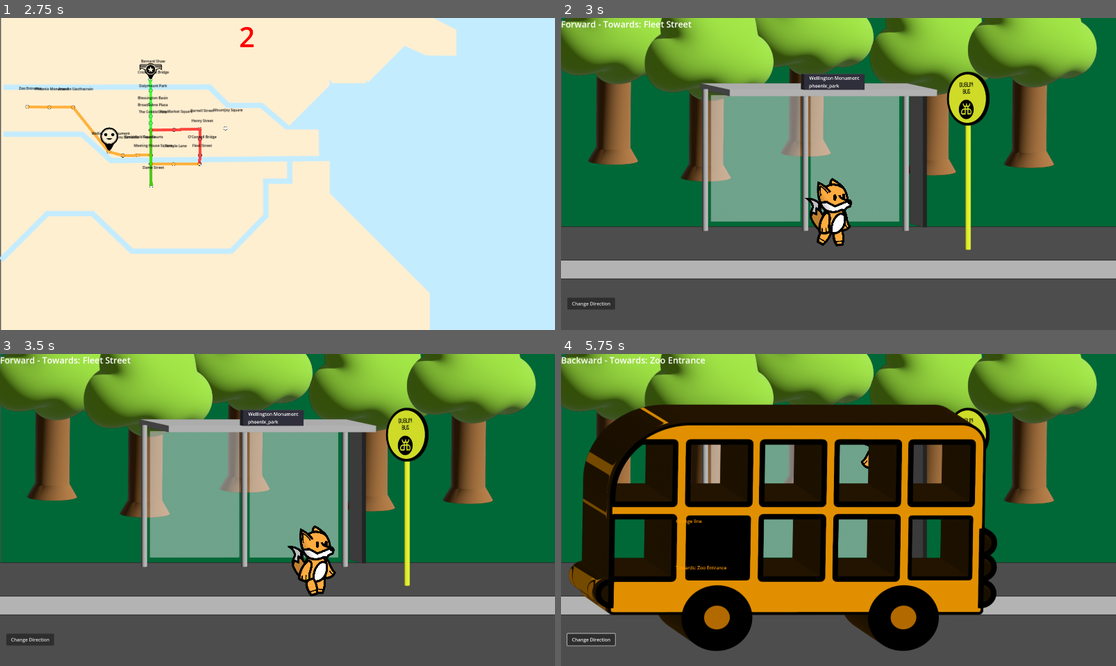
Above: before the commit, frames 1-4 (two rows, left to right).
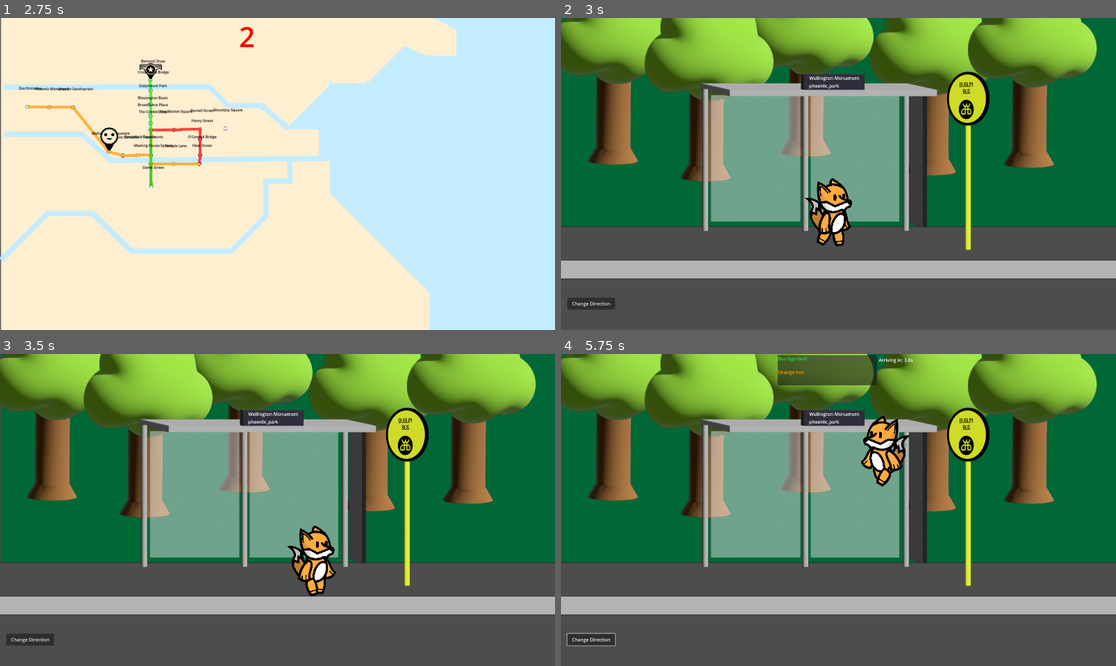
Above: after the commit, the same moments.

Repository: Frut0ss/bus
Game: Godot game, scene res://scenes/game/game.tscn
Same seed, same stepped clock (60 frames per second), same inputs: the game is played once before the commit and once after it.
Inputs (mouse positions are in pixels of both pictures, inside the frame that each line leads up to):
- Up to frame 1 (2.75 s): tap Enter at 0.5 s; move the mouse to (399, 158) at 0.52 s; hold E (Embark) 0.53-1.28 s; hold D (right) 0.53-2.03 s; tap Space (jump) at 0.77, 1.52, 2 s; move the mouse to (166, 189) at 1.27 s; tap Q (Disembark) at 1.35 s; tap E (Embark) at 1.55 s; move the mouse to (333, 105) at 2.02 s; hold A (left) from 2.03 s (still down); hold E (Embark) from 2.03 s (still down)
- Up to frame 2 (3 s): tap Enter at 2.75 s; move the mouse to (810, 236) at 2.77 s; release A (left) at 2.78 s; release E (Embark) at 2.78 s; hold D (right) from 2.78 s (still down); click (810, 236) at 2.85 s
- Up to frame 3 (3.5 s): keep holding D (right); tap Space (jump) at 3.02 s; tap E (Embark) at 3.05 s
- Up to frame 4 (5.75 s): release D (right) at 3.5 s; click "Change Direction" at 3.5 s; move the mouse to (1005, 556) at 4.27 s; hold D (right) 4.28-5.03 s; hold E (Embark) 4.28-5.03 s; tap Space (jump) at 4.52, 5.27 s; move the mouse to (672, 463) at 5.02 s; hold A (left) from 5.03 s (still down); tap Q (Disembark) at 5.1 s; tap E (Embark) at 5.3 s

Frame 1 is identical in both runs. In frame 2, 0.2% of the frame differs, in the area x 0-24%, y 0-4%; in frame 3, 0.2%; in frame 4, 47%, in the area x 0-79%, y 0-96%.

Commit message:
Modified Embarking system

Diff:
--- a/scenes/stops/bus_stop.tscn
+++ b/scenes/stops/bus_stop.tscn
@@ -22,27 +22,29 @@
 [node name="BusStop" type="Node2D"]
 script = ExtResource("1_6ul46")
 
-[node name="Background" type="Sprite2D" parent="."]
+[node name="BackgroundElements" type="Node2D" parent="."]
+
+[node name="Background" type="Sprite2D" parent="BackgroundElements"]
 position = Vector2(972.635, 538.861)
 texture = ExtResource("2_5r4f1")
 
-[node name="Tree5" type="Sprite2D" parent="."]
+[node name="Tree5" type="Sprite2D" parent="BackgroundElements"]
 position = Vector2(859, 149)
 texture = ExtResource("3_y5pks")
 
-[node name="Tree3" type="Sprite2D" parent="."]
+[node name="Tree3" type="Sprite2D" parent="BackgroundElements"]
 position = Vector2(192, 177)
 texture = ExtResource("3_y5pks")
 
-[node name="Tree4" type="Sprite2D" parent="."]
+[node name="Tree4" type="Sprite2D" parent="BackgroundElements"]
 position = Vector2(1292, 214)
 texture = ExtResource("3_y5pks")
 
-[node name="Tree" type="Sprite2D" parent="."]
+[node name="Tree" type="Sprite2D" parent="BackgroundElements"]
 position = Vector2(1631, 188)
 texture = ExtResource("3_y5pks")
 
-[node name="Tree2" type="Sprite2D" parent="."]
+[node name="Tree2" type="Sprite2D" parent="BackgroundElements"]
 position = Vector2(513, 235)
 texture = ExtResource("3_y5pks")
 
@@ -127,5 +129,30 @@
 rotation = 1.5708
 shape = SubResource("RectangleShape2D_tcfs5")
 
+[node name="NextBusPanel" type="Panel" parent="."]
+offset_left = 750.0
+offset_top = 4.0
+offset_right = 1093.0
+offset_bottom = 108.0
+
+[node name="NextBusLabel" type="Label" parent="NextBusPanel"]
+layout_mode = 0
+offset_right = 345.0
+offset_bottom = 43.0
+
+[node name="BusLineLabel" type="Label" parent="NextBusPanel"]
+layout_mode = 0
+offset_left = 1.0
+offset_top = 47.0
+offset_right = 343.0
+offset_bottom = 70.0
+
+[node name="CountdownLabel" type="Label" parent="NextBusPanel"]
+layout_mode = 0
+offset_left = 349.0
+offset_top = 5.0
+offset_right = 441.0
+offset_bottom = 102.0
+
 [connection signal="timeout" from="BusSpawnTimer" to="." method="_on_bus_spawn_timer_timeout"]
 [connection signal="timeout" from="BoardingWindowTimer" to="." method="_on_boarding_window_timer_timeout"]
--- a/scripts/bus/bus.gd
+++ b/scripts/bus/bus.gd
@@ -13,7 +13,7 @@
 @onready var animation_player: AnimationPlayer = $AnimationPlayer
 @onready var direction_label: Label = $DirectionLabel
 @onready var line_label: Label = $LineLabel
-
+var is_passing_through = false
 var bus_line = null
 var direction_text = "Towards: Unknown"
 
@@ -47,8 +47,6 @@
 			player_found = true
 			if not player_in_range:
 				player_in_range = true
-
-				# Show boarding prompt when player is in range
 				display_boarding_prompt(true)
 
 	# Check if player was in range but is no longer found
@@ -60,19 +58,41 @@
 		# Move the bus leftward when not at a stop
 		position.x -= speed * delta
 
-		# Check if player wants to board (signal the bus)
+		# NEW LOGIC: Only stop if the bus was signaled AND player can actually board
+		if not is_passing_through and position.x <= bus_stop_position_x and position.x >= bus_stop_position_x - 50:
+			# Check if player can actually board this bus (direction check only)
+			if can_player_board_this_bus():
+				arrive_at_stop()
+			else:
+				# Player signaled but can't board - pass through without stopping
+				print("Bus passing through - player can't board in selected direction")
+				is_passing_through = true  # Convert to passing through
+
+	else:
+		# Bus is at stop - check for boarding input
 		if player_in_range and Input.is_action_just_pressed("Embark"):
-			# Player signaled - stop the bus
-			arrive_at_stop()
-
-		# If bus passes the stop without being signaled, continue moving
-		if position.x < bus_stop_position_x - 200:  # Bus has passed the stop
-			# Continue to despawn position
-			pass
+			if can_player_board_this_bus():
+				# Player can board - trigger the bus stop script to handle boarding
+				# The bus stop script will call board_player() on this bus
+				pass
+			else:
+				# Player tried to board but can't - show feedback
+				show_boarding_denied_feedback()
 
 	if player != null and is_leaving and position.x < -200:
 		is_leaving = false
 		GameStateManager.change_to_state(GameStateManager.GameState.INTERIOR_BUS)
+
+func show_boarding_denied_feedback():
+	# Visual feedback that boarding was denied
+	modulate = Color.RED
+
+	# Flash red briefly then return to normal
+	var tween = create_tween()
+	tween.tween_property(self, "modulate", Color.WHITE, 0.5)
+
+	# Print why they can't board (for debugging)
+	print("Boarding denied - wrong direction or at terminus")
 
 func arrive_at_stop():
 	# Snap to exact position to avoid jitter
@@ -118,7 +138,7 @@
 
 func display_boarding_prompt(display):
 	if display:
-		if can_player_board():
+		if can_player_board_this_bus():
 			modulate = Color(1.0, 1.0, 1.0)  # Normal color
 		else:
 			# Check why we can't board
@@ -192,8 +212,8 @@
 
 
 
-func can_player_board():
-	if not (player_in_range and at_bus_stop and bus_line):
+func can_player_board_this_bus():
+	if not bus_line:
 		return false
 
 	var current_stop = TransitSystem.current_bus_stop
@@ -208,24 +228,19 @@
 			break
 
 	if current_stop_index == -1:
-		print("Current stop not found in bus line: " + bus_line.display_name)
 		return false
 
-	# Check if we can travel in the current direction
-	var can_travel = false
-
-	if TransitSystem.travel_direction == 1:
-		# Going forward - check if there are stops ahead
-		can_travel = current_stop_index < bus_line.stops.size() - 1
-	else:
-		# Going backward - check if there are stops behind
-		can_travel = current_stop_index > 0
-
-	if not can_travel:
-		print("Cannot board " + bus_line.display_name + " - no stops in " +
-			  ("forward" if TransitSystem.travel_direction == 1 else "backward") + " direction")
-
-	return can_travel
+	# Check what direction THIS bus can travel from this stop
+	var bus_can_go_forward = current_stop_index < bus_line.stops.size() - 1
+	var bus_can_go_backward = current_stop_index > 0
+
+	# Check if this bus direction matches the player's selected direction
+	if TransitSystem.travel_direction == 1 and bus_can_go_forward:
+		return true
+	elif TransitSystem.travel_direction == -1 and bus_can_go_backward:
+		return true
+
+	return false
 
 func _on_player_animation_finished(anim_name):
 	# Start the bus moving again
--- a/scripts/stops/bus_stop.gd
+++ b/scripts/stops/bus_stop.gd
@@ -8,21 +8,26 @@
 @onready var direction_label: Label = $DirectionLabel
 @onready var direction_button: Button = $DirectionButton
 
-
-# UI elements (you'll need to add these to your scene)
+# UI elements
 @onready var stop_name_label: Label = $BusStop/StopNameLabel
 @onready var neighborhood_label: Label = $BusStop/NeighborhoodLabel
 @onready var bus_stop_audio: AudioStreamPlayer2D = $BusStopAudio
 
+# Bus signaling system
+@onready var next_bus_panel: Panel = $NextBusPanel
+@onready var countdown_label: Label = $NextBusPanel/CountdownLabel
+@onready var bus_line_label: Label = $NextBusPanel/BusLineLabel
+@onready var next_bus_label: Label = $NextBusPanel/NextBusLabel
+
+var player_has_signaled = false
+var next_bus_line = null
+var preview_timer: Timer
+var countdown_timer: Timer
+
 var active_buses = []
 var current_bus_stop = null
 
-# Update the _ready function in bus_stop.gd
-
-# Modify the _ready function in bus_stop.gd
-
 func _ready():
-
 	# Get current bus stop from the transit system
 	if TransitSystem.current_bus_stop:
 		current_bus_stop = TransitSystem.current_bus_stop
@@ -41,34 +46,53 @@
 
 	# Check if we have an active bus line - if not, set one
 	if not TransitSystem.active_bus_line:
-		print("No active bus line on bus stop initialization - setting one...")
-
 		if current_bus_stop and not current_bus_stop.connected_lines.is_empty():
 			var bus_line = current_bus_stop.connected_lines[0]
 			TransitSystem.set_active_bus_line(bus_line)
 		else:
 			print("ERROR: Cannot set initial active bus line - no connected lines at this stop!")
-	else:
-		print("Active bus line already set: " + TransitSystem.active_bus_line.display_name)
 
 	# Update display with the current bus stop info
 	update_bus_stop_display()
 
+	next_bus_panel.visible = false
 	# Start the timer
 	bus_spawn_timer.start()
 
 func _process(_delta):
+	# Check for signal input (E key) - only during preview
+	if Input.is_action_just_pressed("Embark") and next_bus_line and not player_has_signaled and next_bus_panel.visible:
+		signal_bus()
+
 	# Check if any buses have reached the despawn position
 	for bus in active_buses:
 		if bus != null:
-			# Check if bus passed without stopping
 			if bus.position.x <= bus_despawn_position.position.x:
 				remove_bus(bus)
 
 			# Handle boarding for stopped buses
-			if bus.can_player_board() and bus.at_bus_stop and Input.is_action_pressed("Embark"):
+			if bus.can_player_board_this_bus() and bus.at_bus_stop:
 				board_player(bus)
 				break
+
+func show_bus_preview():
+	if next_bus_panel and next_bus_line:
+		next_bus_panel.visible = true
+
+		# Update labels
+		if next_bus_label:
+			next_bus_label.text = "Next Bus: Press E to Signal"
+		if bus_line_label:
+			bus_line_label.text = next_bus_line.display_name
+			bus_line_label.modulate = next_bus_line.color
+
+		update_direction_display(next_bus_line)
+
+func signal_bus():
+	player_has_signaled = true
+	if next_bus_label:
+		next_bus_label.text = "Bus Signaled!"
+		next_bus_label.modulate = Color.GREEN
 
 func update_bus_stop_display():
 	if current_bus_stop:
@@ -80,53 +104,31 @@
 			neighborhood_label.text = current_bus_stop.neighborhood.display_name
 
 		update_direction_display()
-		# You could also update the background or other visual elements
-		# based on the neighborhood or other properties
-
-# Modify the update_direction_display function in bus_stop.gd
-
-func update_direction_display():
-
-	# Check what directions are available
-	var available_directions = check_available_directions()
-
-	# Update button state based on available directions
+
+func update_direction_display(specific_bus_line = null):
+	# Step 3: Direction Button Logic
 	if direction_button:
-		var current_direction_valid = true
-
-		if TransitSystem.travel_direction == 1 and not available_directions.forward:
-			TransitSystem.travel_direction = -1
-		elif TransitSystem.travel_direction == -1 and not available_directions.backward:
-			TransitSystem.travel_direction = 1
-
-		# Disable button if only one direction is possible
-		if available_directions.forward and available_directions.backward:
+		# Check what directions are available across ALL lines
+		var overall_directions = check_available_directions()
+
+		if overall_directions.forward and overall_directions.backward:
 			direction_button.disabled = false
 			direction_button.text = "Change Direction"
 		else:
 			direction_button.disabled = true
-			if available_directions.forward:
+			if overall_directions.forward:
 				direction_button.text = "Forward Only"
-			elif available_directions.backward:
+			elif overall_directions.backward:
 				direction_button.text = "Backward Only"
 			else:
 				direction_button.text = "No Travel"
 
-	if not TransitSystem.active_bus_line:
-
-		# Set a fallback active line if possible
-		if current_bus_stop and not current_bus_stop.connected_lines.is_empty():
-			var bus_line = current_bus_stop.connected_lines[0]
-			TransitSystem.set_active_bus_line(bus_line)
-		else:
-			direction_label.text = "Towards: End of Line"
-			return
-
-	# Now try to get the terminus
-	var terminus = TransitSystem.get_direction_terminus()
-	var direction_name = "Forward" if TransitSystem.travel_direction == 1 else "Backward"
-	direction_label.text = direction_name + " - Towards: " + terminus
-	print("Setting direction label to: " + direction_label.text)
+	# Show terminus info for specific bus
+	if specific_bus_line:
+		var terminus = TransitSystem.get_direction_terminus(specific_bus_line)
+		direction_label.text = "Next Bus to: " + terminus
+	else:
+		direction_label.text = ""
 
 func _on_bus_stop_changed(new_stop):
 	current_bus_stop = new_stop
@@ -150,7 +152,6 @@
 
 		# Set the active bus line and update the stops
 		TransitSystem.set_active_bus_line(bus.bus_line)
-
 
 		# Find the current stop's index in this bus line
 		var found_stop = false
@@ -168,54 +169,146 @@
 			else:
 				TransitSystem.current_stop_index = TransitSystem.active_route_stops.size() - 1
 
-
 		TransitSystem.advance_to_next_stop()
-		print("Now at stop index: " + str(TransitSystem.current_stop_index))
 
 		# Change state to interior bus
 		GameStateManager.change_to_state(GameStateManager.GameState.INTERIOR_BUS)
 
 func _on_bus_spawn_timer_timeout():
-	# Spawn a new bus
-	spawn_bus()
-
-func spawn_bus():
-	# If we have bus lines connected to this stop, spawn a random one
+	preview_next_bus()
+
+func preview_next_bus():
+	# STOP the bus spawn timer to prevent multiple calls
+	if bus_spawn_timer:
+		bus_spawn_timer.stop()
+
 	if current_bus_stop and not current_bus_stop.connected_lines.is_empty():
-		# Get a random bus line from the available ones
-		var random_index = randi() % current_bus_stop.connected_lines.size()
-		var bus_line = current_bus_stop.connected_lines[random_index]
-
-
-		# Create the bus
-		var new_bus = bus_scene.instantiate()
-
-		# Set bus position
-		new_bus.position = bus_spawn_position.position
-
-		# Pass the bus stop position to the bus
-		new_bus.set_bus_stop_position($BusStopPosition.position.x)
-
-		# Set the bus color to match the line
-		new_bus.modulate = bus_line.color
-
-		# Store the bus line on the bus for reference
-		new_bus.bus_line = bus_line
-
-		# Add the bus to the scene
-		add_child(new_bus)
-		#play_bus_arrival()
-		var direction_text = "Towards: " + TransitSystem.get_direction_terminus(bus_line)
-		new_bus.set_direction_text(direction_text)
-
-		# Display the bus line name
-		new_bus.display_bus_line(bus_line.display_name)
-
-		# Add to our active buses array for tracking
-		active_buses.append(new_bus)
-
-	else:
-		print("No bus lines available at this stop!")
+		# Step 1: Bus Line Discovery - get ALL bus lines at this stop
+		var all_bus_lines = current_bus_stop.connected_lines
+
+		# Step 2: Filter to only lines that can go SOMEWHERE from this stop
+		var valid_bus_lines = []
+		for bus_line in all_bus_lines:
+			var line_directions = check_available_directions(bus_line)
+			# If this line can go in ANY direction from this stop, include it
+			if line_directions.forward or line_directions.backward:
+				valid_bus_lines.append(bus_line)
+
+		if valid_bus_lines.size() > 0:
+			# Step 4: Bus Preview/Spawning - pick random from ALL valid lines
+			var random_index = randi() % valid_bus_lines.size()
+			next_bus_line = valid_bus_lines[random_index]
+
+			# Show preview UI
+			show_bus_preview()
+
+			# Start 3-second countdown before bus arrives
+			preview_timer = Timer.new()
+			preview_timer.wait_time = 3.0
+			preview_timer.one_shot = true
+			preview_timer.timeout.connect(spawn_previewed_bus)
+			add_child(preview_timer)
+			preview_timer.start()
+
+			# Start countdown display updates
+			start_countdown_display()
+		else:
+			# No valid buses - restart timer
+			print("No buses can travel from this stop")
+			bus_spawn_timer.start()
+
+func start_countdown_display():
+	countdown_timer = Timer.new()
+	countdown_timer.wait_time = 0.1
+	countdown_timer.timeout.connect(update_countdown)
+	add_child(countdown_timer)
+	countdown_timer.start()
+
+func update_countdown():
+	if preview_timer and countdown_label:
+		var time_left = preview_timer.time_left
+		countdown_label.text = "Arriving in: " + str(ceil(time_left)) + "s"
+
+		if time_left <= 0:
+			countdown_timer.stop()
+			countdown_timer.queue_free()
+
+func spawn_previewed_bus():
+	# Always spawn the bus
+	var new_bus = spawn_specific_bus(next_bus_line)
+
+	if player_has_signaled:
+		new_bus.is_passing_through = false
+	else:
+		new_bus.is_passing_through = true
+		show_missed_bus_message()
+
+	# Clean up and reset
+	cleanup_preview()
+
+func spawn_specific_bus(bus_line):
+	# Create the bus
+	var new_bus = bus_scene.instantiate()
+
+	# Set bus position
+	new_bus.position = bus_spawn_position.position
+
+	# Pass the bus stop position to the bus
+	new_bus.set_bus_stop_position($BusStopPosition.position.x)
+
+	# Set the bus color to match the line
+	new_bus.modulate = bus_line.color
+
+	# Store the bus line on the bus for reference
+	new_bus.bus_line = bus_line
+
+	# Add the bus to the scene
+	add_child(new_bus)
+
+	var direction_text = "Towards: " + TransitSystem.get_direction_terminus(bus_line)
+	new_bus.set_direction_text(direction_text)
+
+	# Display the bus line name
+	new_bus.display_bus_line(bus_line.display_name)
+
+	# Add to our active buses array for tracking
+	active_buses.append(new_bus)
+
+	# Return the bus so we can modify it
+	return new_bus
+
+func show_missed_bus_message():
+	if next_bus_label:
+		next_bus_label.text = "Bus passed - you missed it!"
+		next_bus_label.modulate = Color.RED
+
+		# Hide message after 2 seconds
+		await get_tree().create_timer(2.0).timeout
+		if next_bus_label:
+			next_bus_label.modulate = Color.WHITE
+
+func cleanup_preview():
+	# Reset for next bus
+	player_has_signaled = false
+	next_bus_line = null
+
+	# Hide preview panel
+	if next_bus_panel:
+		next_bus_panel.visible = false
+
+	# Reset direction label to general direction
+	update_direction_display()
+
+	# Clean up timers
+	if preview_timer:
+		preview_timer.queue_free()
+	if countdown_timer:
+		countdown_timer.stop()
+		countdown_timer.queue_free()
+
+	# NOW restart the bus spawn timer for the next cycle
+	if bus_spawn_timer:
+		bus_spawn_timer.start()
 
 func remove_bus(bus):
 	# Remove from active buses array
@@ -233,41 +326,21 @@
 	else:
 		print("BUS STOP: Cannot set active bus line - no connected lines at this stop")
 
-		# Toggle direction in the TransitSystem
+	# Toggle direction in the TransitSystem
 	TransitSystem.toggle_direction()
 
-	# Check the active_bus_line after toggling
-	if TransitSystem.active_bus_line:
-		print("BUS STOP: Active bus line after toggle: " + TransitSystem.active_bus_line.display_name)
-	else:
-		print("BUS STOP: No active bus line after toggle!")
-
 func _on_direction_changed(_new_direction):
-	print("Direction changed to: " + ("Forward" if _new_direction == 1 else "Backward"))
-
-	# Check active_bus_line
-	if TransitSystem.active_bus_line:
-		print("DIRECTION CHANGED: Active bus line exists: " + TransitSystem.active_bus_line.display_name)
-	else:
-		print("DIRECTION CHANGED: No active bus line!")
-
 	# Update the direction display
 	update_direction_display()
 
-	# Debug the terminus after direction change
+	# Update existing buses with new direction text
 	var terminus = TransitSystem.get_direction_terminus()
-	print("DIRECTION CHANGED: New terminus: " + terminus)
-
-	# Update buses
 	for bus in active_buses:
 		if bus.has_method("set_direction_text"):
 			var direction_text = "Towards: " + terminus
-			print("DIRECTION CHANGED: Setting bus text to: " + direction_text)
 			bus.set_direction_text(direction_text)
-		else:
-			print("DIRECTION CHANGED: Bus doesn't have set_direction_text method")
-
-func check_available_directions():
+
+func check_available_directions(specific_bus_line = null):
 	if not current_bus_stop or current_bus_stop.connected_lines.is_empty():
 		return {"forward": false, "backward": false, "reason": "No bus lines available"}
 
@@ -275,8 +348,15 @@
 	var can_go_backward = false
 	var restriction_reason = ""
 
-	# Check each connected bus line to see what directions are possible
-	for bus_line in current_bus_stop.connected_lines:
+	# If we have a specific bus line, check only that line
+	var lines_to_check = []
+	if specific_bus_line:
+		lines_to_check = [specific_bus_line]
+	else:
+		lines_to_check = current_bus_stop.connected_lines
+
+	# Check each bus line to see what directions are possible
+	for bus_line in lines_to_check:
 		if not bus_line.stops or bus_line.stops.size() == 0:
 			continue
 
@@ -308,16 +388,13 @@
 	else:
 		restriction_reason = "Both directions available"
 
-	print("Direction check: Forward=" + str(can_go_forward) + ", Backward=" + str(can_go_backward) + " (" + restriction_reason + ")")
-
 	return {
 		"forward": can_go_forward,
 		"backward": can_go_backward,
 		"reason": restriction_reason
 	}
 
-
-
+# Audio functions
 func play_bus_arrival():
 	bus_stop_audio.stream = load("res://assets/audio/bus.ogg")
 	bus_stop_audio.play()
